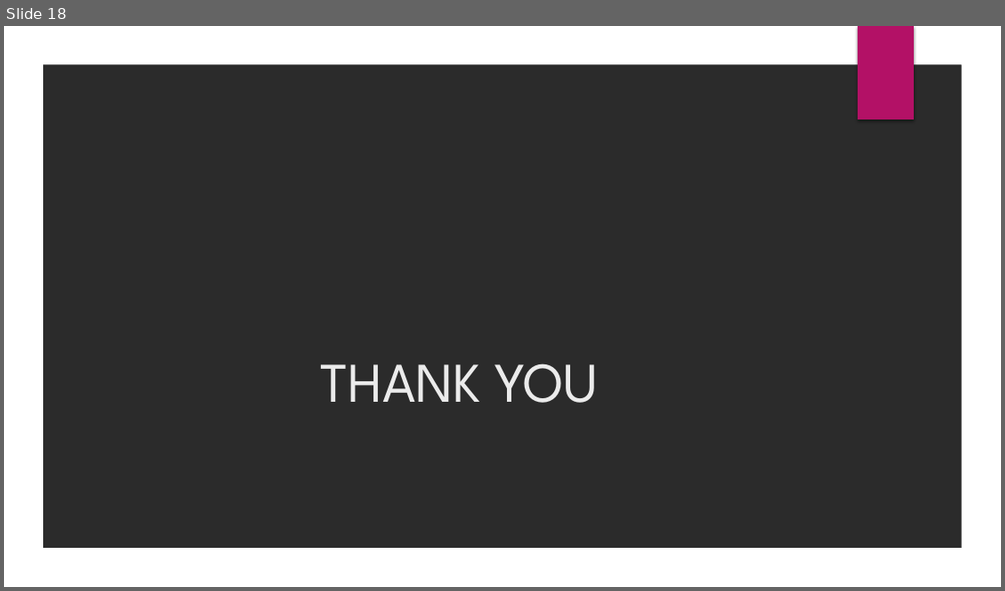
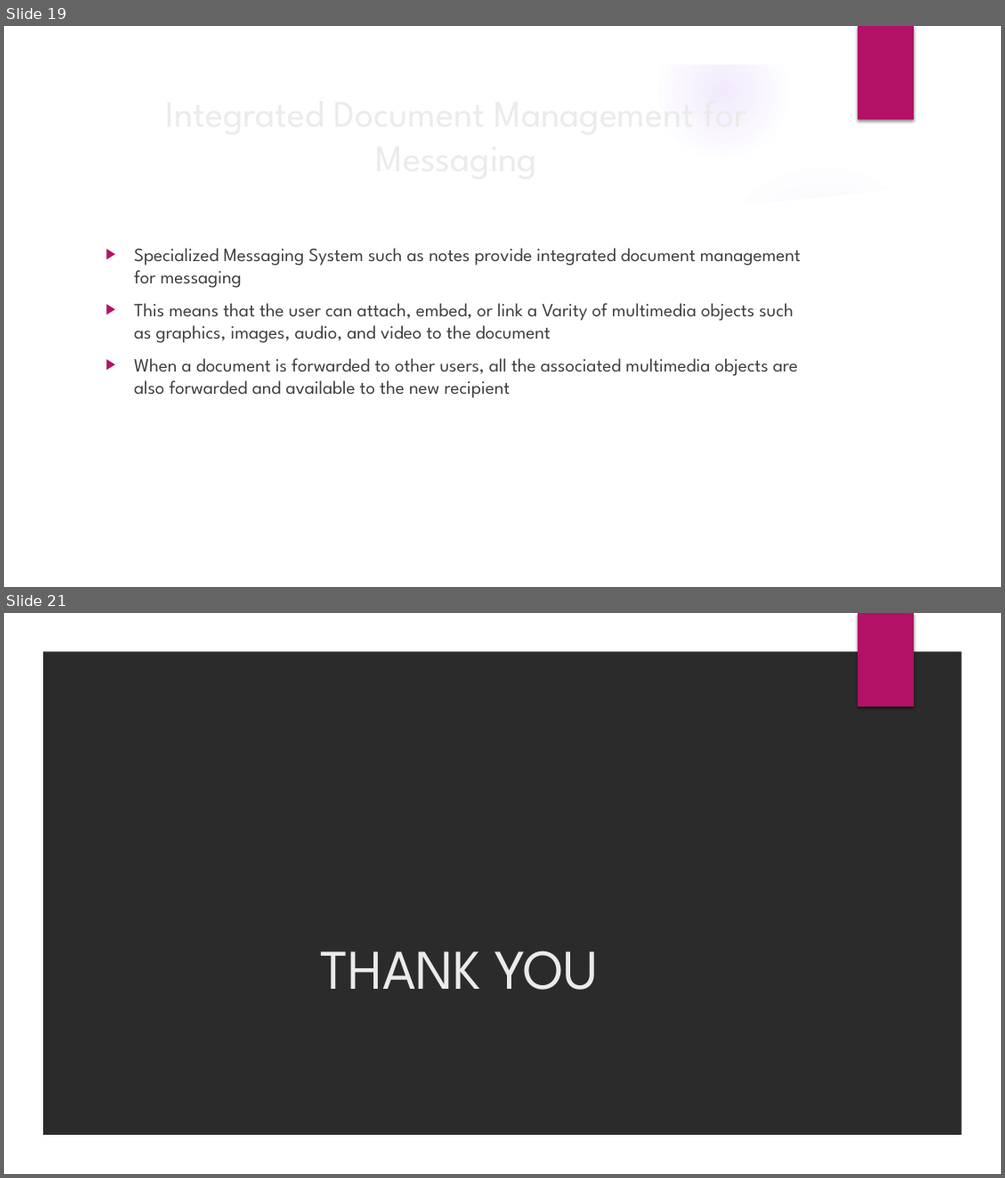
Before and after one commit to shrihari-tech/Git, a slide deck: CGM INTEGRATED MULTIMEDIA MESSAGE STANDARDS.pptx. Shown one above the other, each under a label of ours: slide 18 before the commit, slides 19 and 21 after it; the slides between them are not shown. The pictures are 1005x591 and 1005x1178 pixels, drawn with LibreOffice and Linux fonts; fonts in the diff are those of the drawing; background and template pictures are left out; a plain dark background stands for a picture behind light text. Boxes give left, top, right and bottom in pixels: in the first picture for what was removed or moved away, otherwise in the second. Text is boxed around its words. In the diff, an @@ line names an element or a change of style, - is before the commit and + after.

```diff
--- a/CGM INTEGRATED MULTIMEDIA MESSAGE STANDARDS.pptx
+++ b/CGM INTEGRATED MULTIMEDIA MESSAGE STANDARDS.pptx
@@ slide 19 added at bbox=[4, 26, 1001, 587], background picture (left out); not listed: 2 template elements that a slide beside it also shows @@
@@ title added at bbox=[98, 105, 815, 163], 36 pt, text #EBEBEB @@
+Integrated Document Management for Messaging
@@ group added at bbox=[4, 27, 970, 587]: 5 ellipses, 2 freeform shapes @@
@@ text added at bbox=[134, 248, 801, 398], 18 pt, text #404040 @@
+▶ Specialized Messaging System such as notes provide integrated document management for messaging
+▶ This means that the user can attach, embed, or link a Varity of multimedia objects such as graphics, images, audio, and video to the document
+▶ When a document is forwarded to other users, all the associated multimedia objects are also forwarded and available to the new recipient
@@ what was slide 18 is now slide 21 @@
```
Also in this commit, not shown: 2 other slides added.
